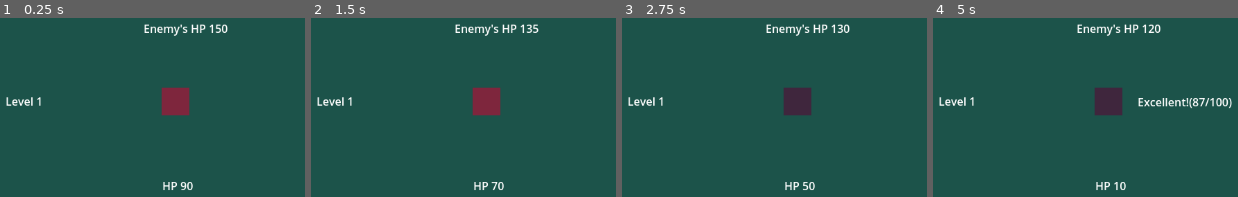
Above: before the commit, frames 1-4 (left to right).
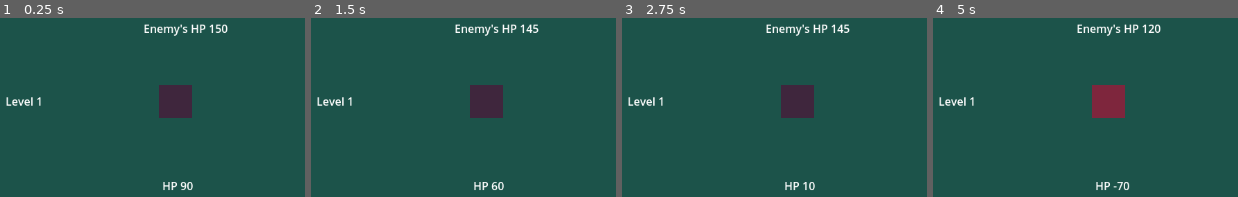
Above: after the commit, the same moments.

Repository: UnsolvedGamesStudio/Listening
Game: Godot game, scene res://Main.tscn
The game is run twice, just before and just after one commit, with the same random seed, the same clock (stepped at 60 frames per second) and the same inputs. Sound files missing from this copy of the repository are replaced by a short silence.
Inputs:
- Up to frame 1 (0.25 s): no input
- Up to frame 2 (1.5 s): tap Enter (ui_accept) at 0.5, 0.77 s
- Up to frame 3 (2.75 s): tap Enter (ui_accept) at 1.52 s
- Up to frame 4 (5 s): tap Enter (ui_accept) at 3.02, 3.77, 4.52 s

The runs differ from the first frame. In frame 1, 2.0% of the frame differs, in the area x 52-63%, y 37-56%; in frame 2, 2.1%; in frame 3, 0.8%; in frame 4, 3.1%, in the area x 52-99%, y 37-97%.

Commit message:
beat only

Diff:
--- a/Main.tscn
+++ b/Main.tscn
@@ -1,7 +1,7 @@
 [gd_scene load_steps=7 format=3 uid="uid://xqc1yxn05bn"]
 
 [ext_resource type="Script" uid="uid://risall41qse" path="res://test.gd" id="1_glv2v"]
-[ext_resource type="AudioStream" uid="uid://c062c6eruatvm" path="res://nice.wav" id="2_uu6xs"]
+[ext_resource type="AudioStream" uid="uid://bhcq425mgvjwe" path="res://beat_only.wav" id="2_cm0pq"]
 [ext_resource type="Script" uid="uid://dbs7tn7suqlhg" path="res://conductor.gd" id="3_r0du0"]
 [ext_resource type="Script" uid="uid://r5f15r3v6gb1" path="res://health_manager.gd" id="4_cm0pq"]
 
@@ -10,7 +10,7 @@
 length = 0.2
 tracks/0/type = "value"
 tracks/0/imported = false
-tracks/0/enabled = true
+tracks/0/enabled = false
 tracks/0/path = NodePath(".:scale")
 tracks/0/interp = 2
 tracks/0/loop_wrap = true
@@ -39,7 +39,6 @@
 pivot_offset = Vector2(20, 20)
 color = Color(0.495626, 0.147791, 0.241063, 1)
 script = ExtResource("1_glv2v")
-window = 0.4
 
 [node name="AnimationPlayer" type="AnimationPlayer" parent="Damager"]
 unique_name_in_owner = true
@@ -48,11 +47,10 @@
 }
 
 [node name="BGM" type="AudioStreamPlayer" parent="."]
-stream = ExtResource("2_uu6xs")
+stream = ExtResource("2_cm0pq")
 autoplay = true
 bus = &"BGM"
 script = ExtResource("3_r0du0")
-slow = true
 
 [node name="Label" type="Label" parent="."]
 offset_left = 42.0
--- a/health_manager.gd
+++ b/health_manager.gd
@@ -26,8 +26,8 @@
 	#measure_spacer = 0
 
 	player_hp -= 10
-	if player_hp <= 0:
-		get_tree().quit()
+	#if player_hp <= 0:
+		#get_tree().quit()
 	update_ui_all()
 
 
Not shown, added: beat_only.wav.import
Not shown, added: beat_only.wav
